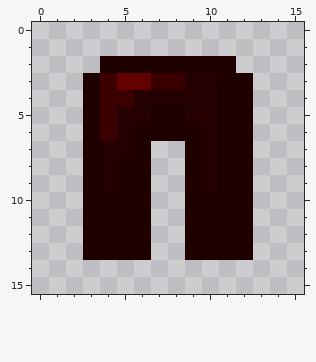
Two states of a pixel-art sprite, src/main/resources/assets/ravenutils/textures/models/items/ravenine_leggings.png. The picture above was drawn from the file before the commit.
The file is 16x16 pixels. Colours within 5 levels of each other are drawn and written as one.
New version:
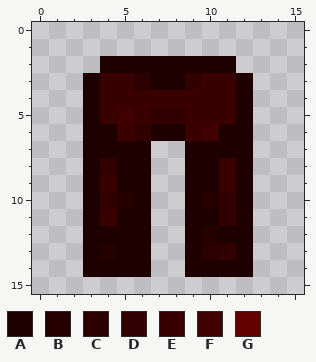
Palette (. is transparent): A #1e0000  B #240000  C #2c0000  D #330000  E #3a0000  F #400000  G #630000
Message: * organizing imports * updating ravenine armor textures
What changed:
{"y":3,"x":5,"old":"GGEEBBA","new":"ECAADEE"}
{"y":4,"x":6,"old":"BBBBBA","new":"EEEEEE"}
{"y":5,"x":5,"old":"BBAABBA","new":"FEDDEEE"}
{"y":6,"x":4,"old":"EBA","new":"AED"}
{"y":6,"x":9,"old":"AB","new":"EF"}
{"y":7,"x":4,"old":"BB","new":"AA"}
{"y":7,"x":10,"old":"B","new":"A"}
{"y":8,"x":4,"old":"B","new":"D"}
{"y":8,"x":10,"old":"BA","new":"AE"}
{"y":9,"x":4,"old":"B","new":"E"}
{"y":9,"x":10,"old":"BA","new":"AE"}
{"y":10,"x":4,"old":"AA","new":"DB"}
{"y":10,"x":10,"old":"AA","new":"BD"}
{"y":11,"x":4,"old":"A","new":"E"}
{"y":11,"x":11,"old":"A","new":"D"}
{"y":12,"x":10,"old":"A","new":"B"}
{"y":13,"x":4,"old":"A","new":"B"}
{"y":13,"x":10,"old":"AA","new":"CD"}
{"y":14,"x":3,"old":"....","new":"AAAA"}
{"y":14,"x":9,"old":"....","new":"AAAA"}
{"label":"changed","picture_box":[83,73,253,277]}
